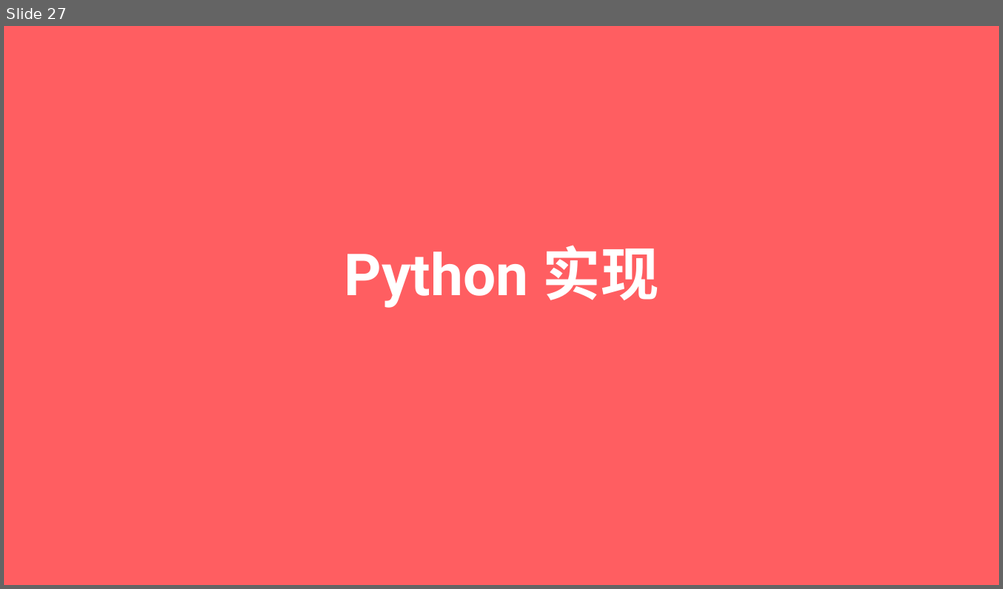
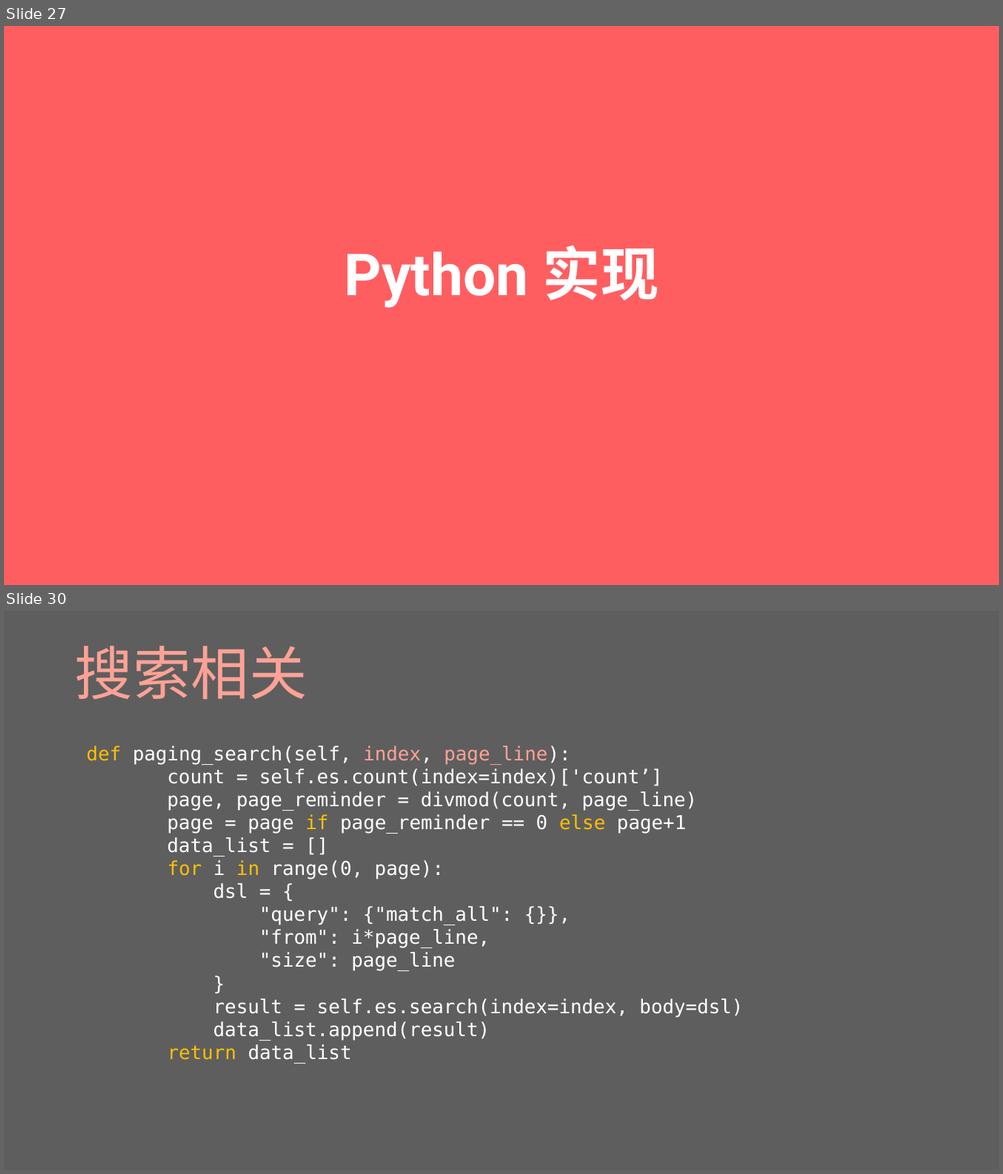
Before and after one commit to Uchida-Hideto/Elasticsearch, a slide deck: elasticsearch.pptx. Shown one above the other, each under a label of ours: slide 27 before the commit, slides 27 and 30 after it; the slides between them are not shown. The pictures are 1003x589 and 1003x1174 pixels, drawn with LibreOffice and Linux fonts; fonts in the diff are those of the drawing. Boxes give left, top, right and bottom in pixels: in the first picture for what was removed or moved away, otherwise in the second. Text is boxed around its words. In the diff, an @@ line names an element or a change of style, - is before the commit and + after.

```diff
--- a/elasticsearch.pptx
+++ b/elasticsearch.pptx
@@ slide 30 added at (x1=4, y1=611, x2=999, y2=1170), background #5E5E5E @@
@@ title added at (x1=75, y1=646, x2=307, y2=699), 112 pt, text #FFA295 @@
+搜索相关
@@ text added at (x1=86, y1=746, x2=743, y2=1060), 37 pt, text #FFFFFF @@
+def paging_search(self, index, page_line):
+count = self.es.count(index=index)['count’]
+page, page_reminder = divmod(count, page_line)
+page = page if page_reminder == 0 else page+1
+data_list = []
+for i in range(0, page):
+dsl = {
+"query": {"match_all": {}},
+"from": i*page_line,
+"size": page_line
+}
+result = self.es.search(index=index, body=dsl)
+data_list.append(result)
+return data_list
```
Also in this commit, not shown: 2 slides changed, 9 other slides added.
